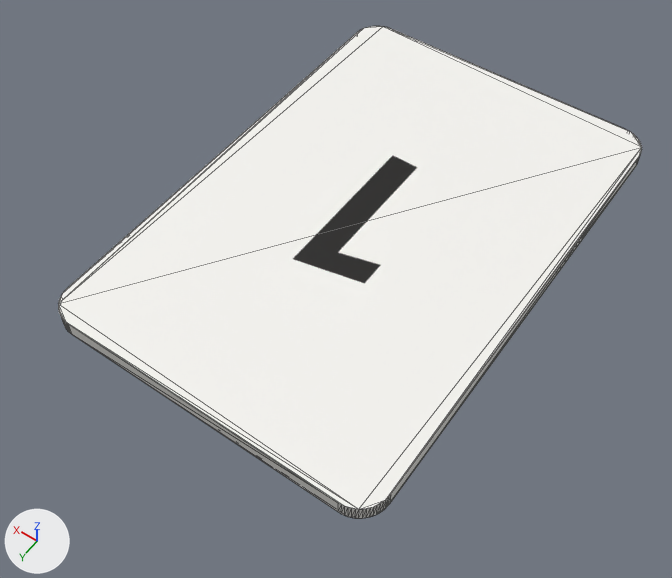
Renders of the glTF model exports/algo/glb/white_1.glb from each side of a commit.
Rendered twice from a 50 mm camera at (-0.0391, 0.0616, 0.0818) aimed at (-0.0006, 0.0077, -0.0029). Arrows for +X, +Y and +Z are at lower left; the lights stay in place. The first picture is the older version. Mesh edges are drawn as thin lines. Vertices at exactly the same position are counted once.

Objects in the first picture: 'white_1'.
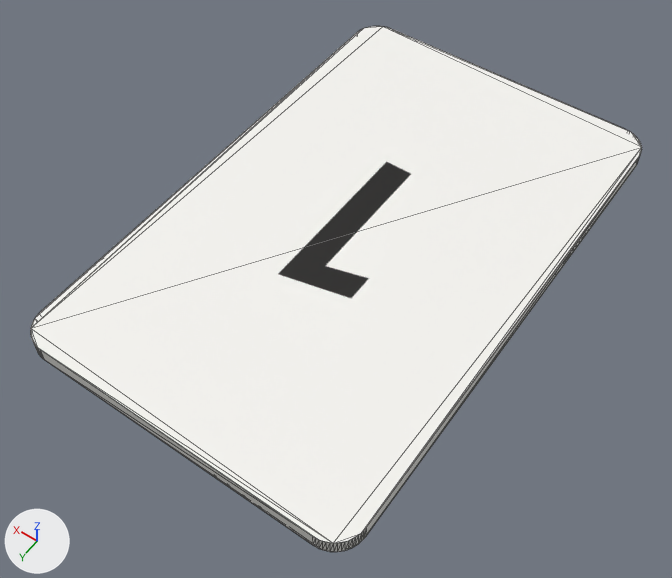
The newer file is also turned or shifted as a whole; pictures and numbers use the older file's frame.

Diff of the bpy script that builds the scene:
```diff
--- a/exports/algo/glb/white_1.glb.py
+++ b/exports/algo/glb/white_1.glb.py
@@ me_white_1 @@
 # used by ob_white_1; location = (0.0, 0.0, 0.0)
-me_white_1.from_pydata(...)  # 136 vertices, 268 faces; spans x -0.021..0.021, y -0.031..0.031, z 0.0..0.002
+me_white_1.from_pydata(...)  # 136 vertices, 268 faces; spans x -0.021..0.021, y -0.031..0.035, z 0.0..0.002
+# me_white_1 part 1: all 68 vertices in x -0.021..0.021, y 0.0275..0.031, z 0.0..0.002 are moved by (0.0, 0.004, 0.0)
 me_white_1.materials.append(mat_white_1_top)
```

Where the change shows, as pixel boxes [x1, y1, x2, y2] in the pictures (672 x 578 px):
'white_1', reshaped (7% taller)
    before: [58, 26, 642, 518]
    after: [30, 26, 642, 552]
